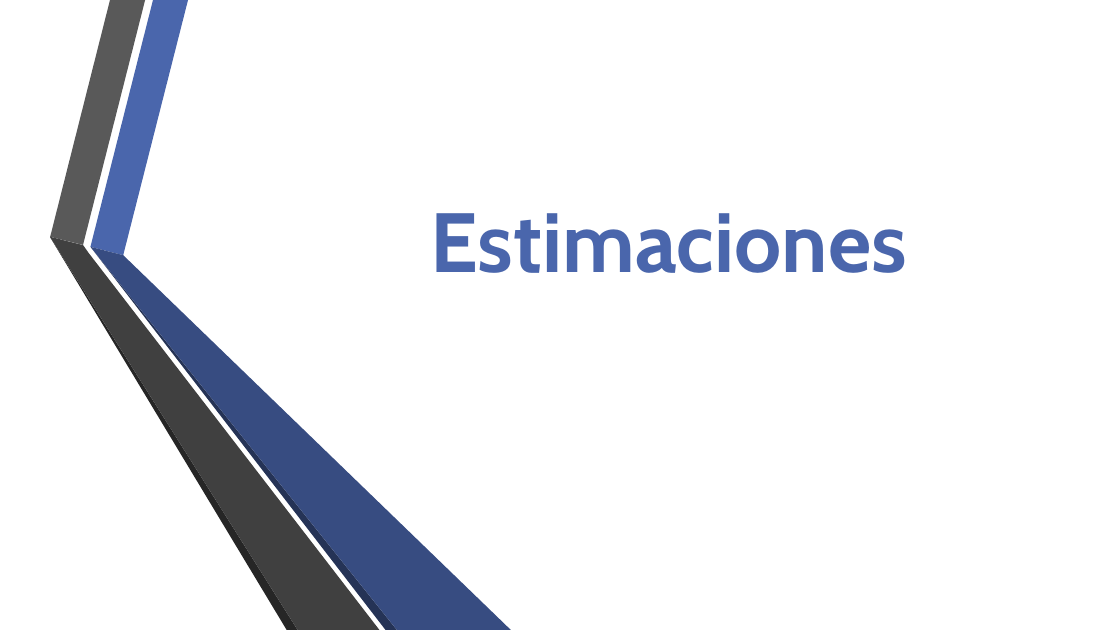
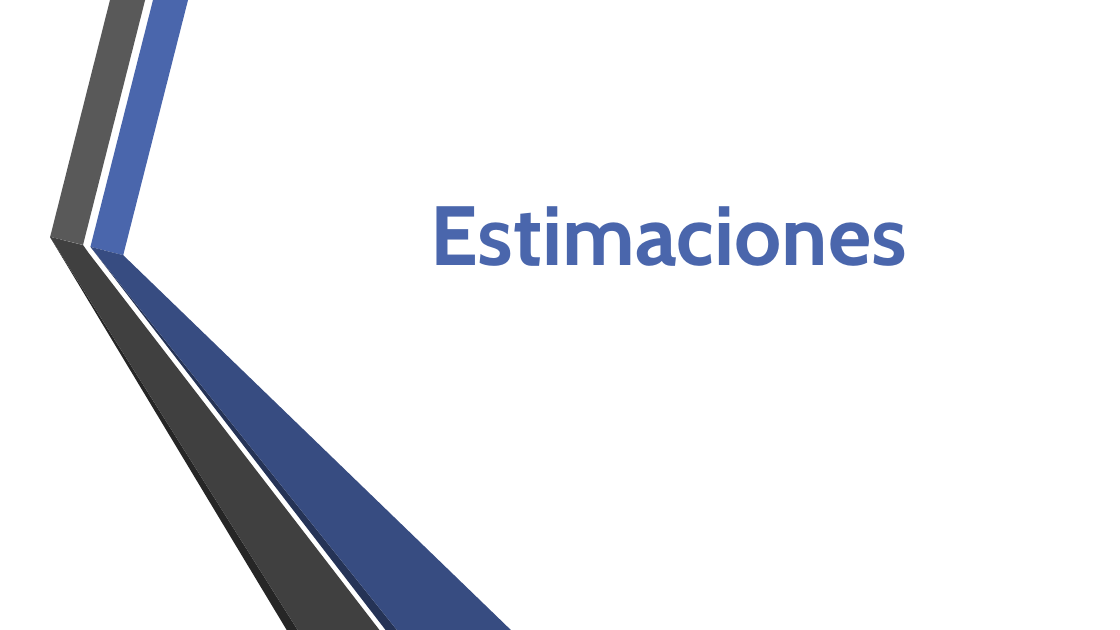
Before and after one commit to fge23/Sistema-VASPA, a slide deck: slide 17 of Presentaciones/Presentación VASPA - Diciembre 2020 - Examen Final/Presentación VASPA - Diciembre 2020 - Examen Final.pptx. Drawn at 1120x630 pixels with LibreOffice and Linux fonts; fonts in the diff are those of the drawing; background and template pictures are left out. Boxes give left, top, right and bottom in pixels: in the first picture for what was removed or moved away, otherwise in the second. Text is boxed around its words. In the diff, an @@ line names an element or a change of style, - is before the commit and + after.

```diff
--- a/Presentaciones/Presentación VASPA - Diciembre 2020 - Examen Final/Presentación VASPA - Diciembre 2020 - Examen Final.pptx
+++ b/Presentaciones/Presentación VASPA - Diciembre 2020 - Examen Final/Presentación VASPA - Diciembre 2020 - Examen Final.pptx
@@ text "Estimaciones": place and size @@
-text "Estimaciones" at bbox=[430, 213, 907, 273]
+text "Estimaciones" at bbox=[430, 206, 907, 266]
```
Also in this commit, not shown: 7 other slides changed.
